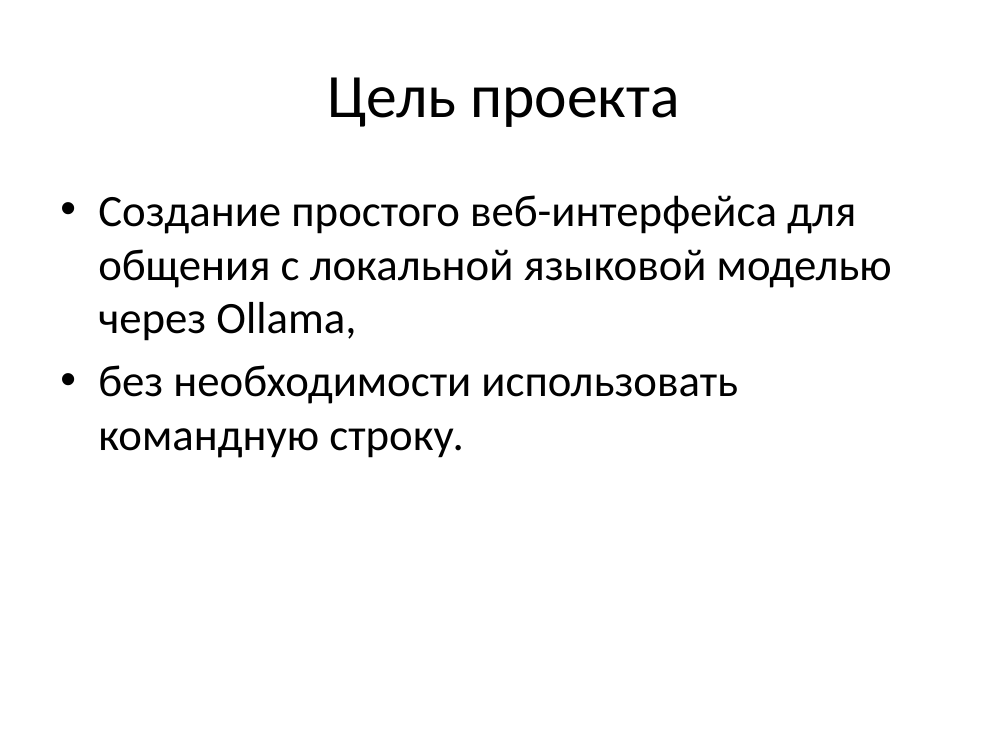
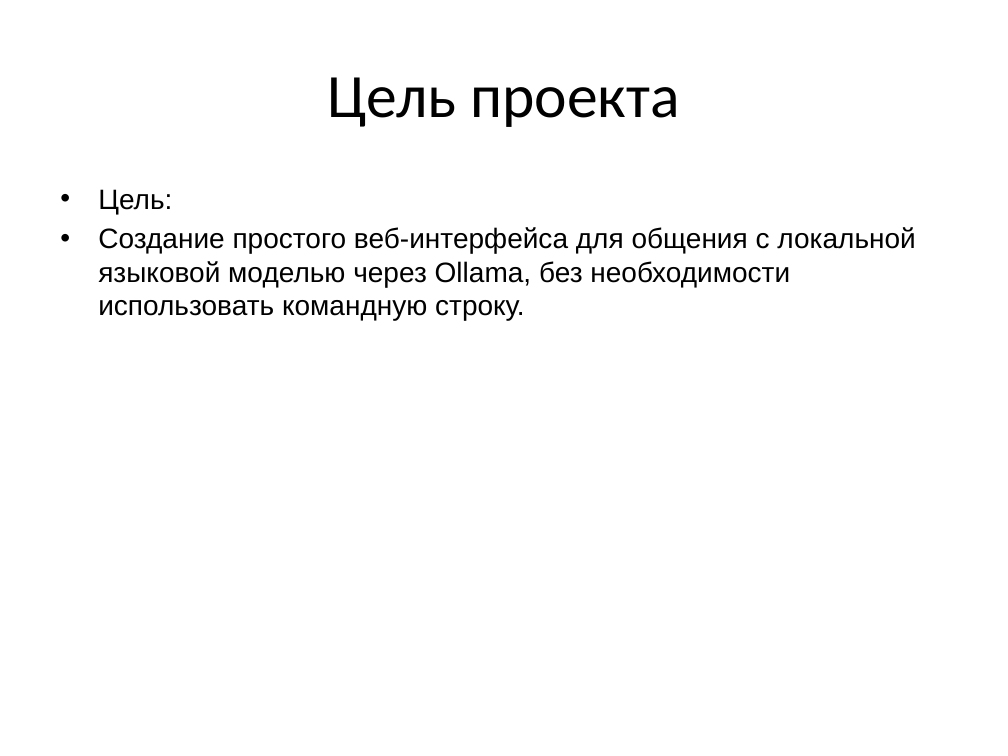
Before and after one commit to Pineson86/ui_ollama, a slide deck: slide 3 of presentation.pptx (slide 2 before the commit). Drawn at 1008x756 pixels with LibreOffice and Linux fonts; fonts in the diff are those of the drawing. Boxes give left, top, right and bottom in pixels: in the first picture for what was removed or moved away, otherwise in the second. Text is boxed around its words. In the diff, an @@ line names an element or a change of style, - is before the commit and + after.

```diff
--- a/presentation.pptx
+++ b/presentation.pptx
@@ text at box(98, 189, 915, 321): text changed; size 32 to 20 pt; font Calibri to Arial @@
-• Создание простого веб-интерфейса для общения с локальной языковой моделью через Ollama,
-• без необходимости использовать командную строку.
+• Цель:
+• Создание простого веб-интерфейса для общения с локальной языковой моделью через Ollama, без необходимости использовать командную строку.
```
Also in this commit, not shown: 4 other slides changed, 4 slides added, 1 other file.
